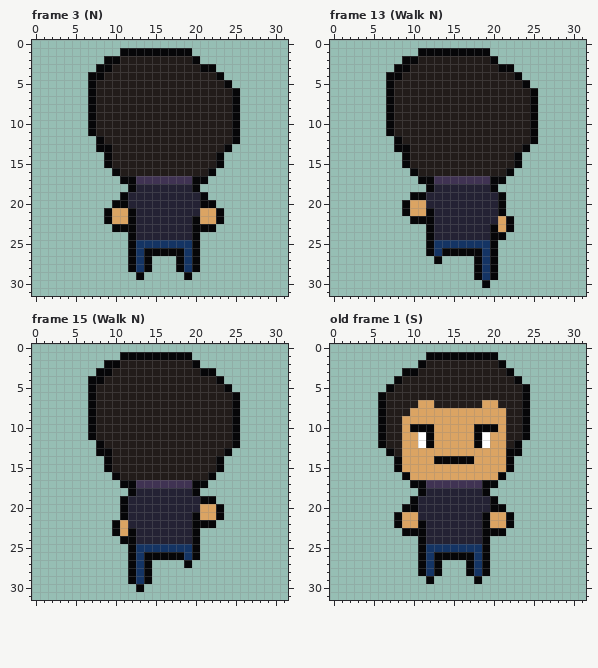
File history of a pixel-art file, sprites/Player/OkCiSta.aseprite. The picture above is the old version.
32x32 pixels, 15 frames. Shown: frame 3 (N), frame 13 (Walk N), frame 15 (Walk N), old frame 1 (S). The commit also changed other frames, which this record leaves out.
And afterwards:
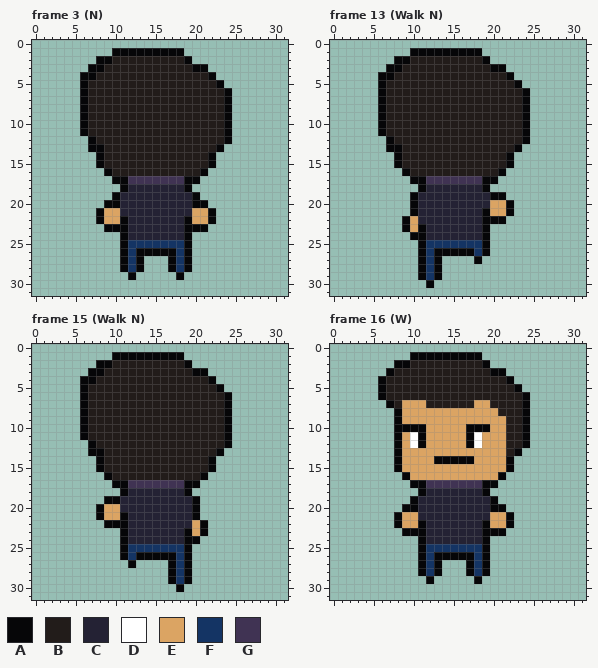
Palette (. is transparent): A #060608  B #221c1a  C #242234  D #ffffff  E #dba463  F #143464  G #403353
A new or re-ordered frame is compared with the old frame closest to it.
Change:
frames 15 -> 20
--- frame 3 (N)
@@ x 0..31 @@
  0 ................................
- 1 ...........AAAAAAAAA............
- 2 .........AABBBBBBBBBA...........
- 3 ........AABBBBBBBBBBBAA.........
- 4 .......AABBBBBBBBBBBBBBA........
- 5 .......ABBBBBBBBBBBBBBBBA.......
- 6 .......ABBBBBBBBBBBBBBBBBA......
- 7 .......ABBBBBBBBBBBBBBBBBA......
- 8 .......ABBBBBBBBBBBBBBBBBA......
- 9 .......ABBBBBBBBBBBBBBBBBA......
-10 .......ABBBBBBBBBBBBBBBBBA......
-11 .......ABBBBBBBBBBBBBBBBBA......
-12 ........ABBBBBBBBBBBBBBBBA......
-13 ........AABBBBBBBBBBBBBBA.......
-14 .........ABBBBBBBBBBBBBA........
-15 .........ABBBBBBBBBBBBBA........
-16 ..........ABBBBBBBBBBBA.........
-17 ...........AAGGGGGGGAA..........
-18 ............ACCCCCCCA...........
-19 ...........ACCCCCCCCCA..........
-20 ..........AACCCCCCCCCAA.........
-21 .........AEEACCCCCCCCEEA........
-22 .........AEEACCCCCCCAEEA........
-23 ..........AAACCCCCCCAAA.........
-24 ............ACCCCCCCA...........
-25 ............AFFFFFFFA...........
-26 ............AFAAAAAFA...........
-27 ............AFA...AFA...........
-28 ............AFA...AFA...........
-29 .............A.....A............
+ 1 ..........AAAAAAAAA.............
+ 2 ........AABBBBBBBBBA............
+ 3 .......AABBBBBBBBBBBAA..........
+ 4 ......AABBBBBBBBBBBBBBA.........
+ 5 ......ABBBBBBBBBBBBBBBBA........
+ 6 ......ABBBBBBBBBBBBBBBBBA.......
+ 7 ......ABBBBBBBBBBBBBBBBBA.......
+ 8 ......ABBBBBBBBBBBBBBBBBA.......
+ 9 ......ABBBBBBBBBBBBBBBBBA.......
+10 ......ABBBBBBBBBBBBBBBBBA.......
+11 ......ABBBBBBBBBBBBBBBBBA.......
+12 .......ABBBBBBBBBBBBBBBBA.......
+13 .......AABBBBBBBBBBBBBBA........
+14 ........ABBBBBBBBBBBBBA.........
+15 ........ABBBBBBBBBBBBBA.........
+16 .........ABBBBBBBBBBBA..........
+17 ..........AAGGGGGGGAA...........
+18 ...........ACCCCCCCA............
+19 ..........ACCCCCCCCCA...........
+20 .........AACCCCCCCCCAA..........
+21 ........AEECCCCCCCCCEEA.........
+22 ........AEEACCCCCCCAEEA.........
+23 .........AAACCCCCCCAAA..........
+24 ...........ACCCCCCCA............
+25 ...........AFFFFFFFA............
+26 ...........AFAAAAAFA............
+27 ...........AFA...AFA............
+28 ...........AFA...AFA............
+29 ............A.....A.............
 30 ................................
--- frame 13 (Walk N)
@@ x 0..31 @@
  0 ................................
- 1 ...........AAAAAAAAA............
- 2 .........AABBBBBBBBBA...........
- 3 ........AABBBBBBBBBBBAA.........
- 4 .......AABBBBBBBBBBBBBBA........
- 5 .......ABBBBBBBBBBBBBBBBA.......
- 6 .......ABBBBBBBBBBBBBBBBBA......
- 7 .......ABBBBBBBBBBBBBBBBBA......
- 8 .......ABBBBBBBBBBBBBBBBBA......
- 9 .......ABBBBBBBBBBBBBBBBBA......
-10 .......ABBBBBBBBBBBBBBBBBA......
-11 .......ABBBBBBBBBBBBBBBBBA......
-12 ........ABBBBBBBBBBBBBBBBA......
-13 ........AABBBBBBBBBBBBBBA.......
-14 .........ABBBBBBBBBBBBBA........
-15 .........ABBBBBBBBBBBBBA........
-16 ..........ABBBBBBBBBBBA.........
-17 ...........AAGGGGGGGAA..........
-18 ............ACCCCCCCA...........
-19 ..........AACCCCCCCCCA..........
-20 .........AEECCCCCCCCCA..........
-21 .........AEEACCCCCCCCA..........
-22 ..........AAACCCCCCCCEA.........
-23 ............ACCCCCCCAEA.........
-24 ............ACCCCCCCAA..........
-25 ............AFFFFFFFA...........
-26 ............AFAAAAAFA...........
-27 .............A....AFA...........
-28 ..................AFA...........
-29 ..................AFA...........
-30 ...................A............
+ 1 ..........AAAAAAAAA.............
+ 2 ........AABBBBBBBBBA............
+ 3 .......AABBBBBBBBBBBAA..........
+ 4 ......AABBBBBBBBBBBBBBA.........
+ 5 ......ABBBBBBBBBBBBBBBBA........
+ 6 ......ABBBBBBBBBBBBBBBBBA.......
+ 7 ......ABBBBBBBBBBBBBBBBBA.......
+ 8 ......ABBBBBBBBBBBBBBBBBA.......
+ 9 ......ABBBBBBBBBBBBBBBBBA.......
+10 ......ABBBBBBBBBBBBBBBBBA.......
+11 ......ABBBBBBBBBBBBBBBBBA.......
+12 .......ABBBBBBBBBBBBBBBBA.......
+13 .......AABBBBBBBBBBBBBBA........
+14 ........ABBBBBBBBBBBBBA.........
+15 ........ABBBBBBBBBBBBBA.........
+16 .........ABBBBBBBBBBBA..........
+17 ..........AAGGGGGGGAA...........
+18 ...........ACCCCCCCA............
+19 ..........ACCCCCCCCCAA..........
+20 ..........ACCCCCCCCCEEA.........
+21 ..........ACCCCCCCCAEEA.........
+22 .........AECCCCCCCCAAA..........
+23 .........AEACCCCCCCA............
+24 ..........AACCCCCCCA............
+25 ...........AFFFFFFFA............
+26 ...........AFAAAAAFA............
+27 ...........AFA....A.............
+28 ...........AFA..................
+29 ...........AFA..................
+30 ............A...................
 31 ................................
--- frame 15 (Walk N)
@@ x 0..31 @@
  0 ................................
- 1 ...........AAAAAAAAA............
- 2 .........AABBBBBBBBBA...........
- 3 ........AABBBBBBBBBBBAA.........
- 4 .......AABBBBBBBBBBBBBBA........
- 5 .......ABBBBBBBBBBBBBBBBA.......
- 6 .......ABBBBBBBBBBBBBBBBBA......
- 7 .......ABBBBBBBBBBBBBBBBBA......
- 8 .......ABBBBBBBBBBBBBBBBBA......
- 9 .......ABBBBBBBBBBBBBBBBBA......
-10 .......ABBBBBBBBBBBBBBBBBA......
-11 .......ABBBBBBBBBBBBBBBBBA......
-12 ........ABBBBBBBBBBBBBBBBA......
-13 ........AABBBBBBBBBBBBBBA.......
-14 .........ABBBBBBBBBBBBBA........
-15 .........ABBBBBBBBBBBBBA........
-16 ..........ABBBBBBBBBBBA.........
-17 ...........AAGGGGGGGAA..........
-18 ............ACCCCCCCA...........
-19 ...........ACCCCCCCCCAA.........
-20 ...........ACCCCCCCCCEEA........
-21 ...........ACCCCCCCCAEEA........
-22 ..........AECCCCCCCCAAA.........
-23 ..........AEACCCCCCCA...........
-24 ...........AACCCCCCCA...........
-25 ............AFFFFFFFA...........
-26 ............AFAAAAAFA...........
-27 ............AFA....A............
-28 ............AFA.................
-29 ............AFA.................
-30 .............A..................
+ 1 ..........AAAAAAAAA.............
+ 2 ........AABBBBBBBBBA............
+ 3 .......AABBBBBBBBBBBAA..........
+ 4 ......AABBBBBBBBBBBBBBA.........
+ 5 ......ABBBBBBBBBBBBBBBBA........
+ 6 ......ABBBBBBBBBBBBBBBBBA.......
+ 7 ......ABBBBBBBBBBBBBBBBBA.......
+ 8 ......ABBBBBBBBBBBBBBBBBA.......
+ 9 ......ABBBBBBBBBBBBBBBBBA.......
+10 ......ABBBBBBBBBBBBBBBBBA.......
+11 ......ABBBBBBBBBBBBBBBBBA.......
+12 .......ABBBBBBBBBBBBBBBBA.......
+13 .......AABBBBBBBBBBBBBBA........
+14 ........ABBBBBBBBBBBBBA.........
+15 ........ABBBBBBBBBBBBBA.........
+16 .........ABBBBBBBBBBBA..........
+17 ..........AAGGGGGGGAA...........
+18 ...........ACCCCCCCA............
+19 .........AACCCCCCCCCA...........
+20 ........AEECCCCCCCCCA...........
+21 ........AEEACCCCCCCCA...........
+22 .........AAACCCCCCCCEA..........
+23 ...........ACCCCCCCAEA..........
+24 ...........ACCCCCCCAA...........
+25 ...........AFFFFFFFA............
+26 ...........AFAAAAAFA............
+27 ............A....AFA............
+28 .................AFA............
+29 .................AFA............
+30 ..................A.............
 31 ................................
--- frame 16 (W) is new; against old frame 1 (S)
@@ x 0..31 @@
  0 ................................
- 1 ............AAAAAAAAA...........
- 2 ...........ABBBBBBBBBA..........
- 3 .........AABBBBBBBBBBBA.........
- 4 ........ABBBBBBBBBBBBBBA........
- 5 .......ABBBBBBBBBBBBBBBBA.......
+ 1 ..........AAAAAAAAA.............
+ 2 ........AABBBBBBBBBA............
+ 3 .......ABBBBBBBBBBBBAA..........
+ 4 ......ABBBBBBBBBBBBBBBA.........
+ 5 ......ABBBBBBBBBBBBBBBBA........
  6 ......ABBBBBBBBBBBBBBBBBA.......
- 7 ......ABBBBEEBBBBBBEEBBBA.......
- 8 ......ABBBEEEEEEEEEEEEBBA.......
- 9 ......ABBEEEEEEEEEEEEEBBA.......
-10 ......ABBEAAAEEEEEAAAEBBA.......
-11 ......ABBEEDAEEEEEADEEBBA.......
-12 ......ABBEEDAEEEEEADEEBA........
-13 .......ABEEEEEEEEEEEEEAA........
+ 7 .......ABEEEBBBBBBEEBBBBA.......
+ 8 ........AEEEEEEEEEEEEBBBA.......
+ 9 ........AEEEEEEEEEEEEEBBA.......
+10 ........AAAAEEEEEAAAEEBBA.......
+11 ........AEDAEEEEEADEEEBBA.......
+12 ........AEDAEEEEEADEEEBBA.......
+13 ........AEEEEEEEEEEEEEBA........
 14 ........AEEEEAAAAAEEEEA.........
@@ x 17..21 @@
 20 CCCAA
-21 CCAEE
+21 CCCEE
 22 CCAEE
Where, in picture pixels (left, top, right, bottom), the same in both pictures:
changed: (80, 48, 240, 280)
changed: (378, 48, 442, 288)
changed: (474, 48, 538, 288)
changed: (80, 352, 240, 592)
changed: (378, 352, 530, 456)
changed: (482, 512, 490, 520)
